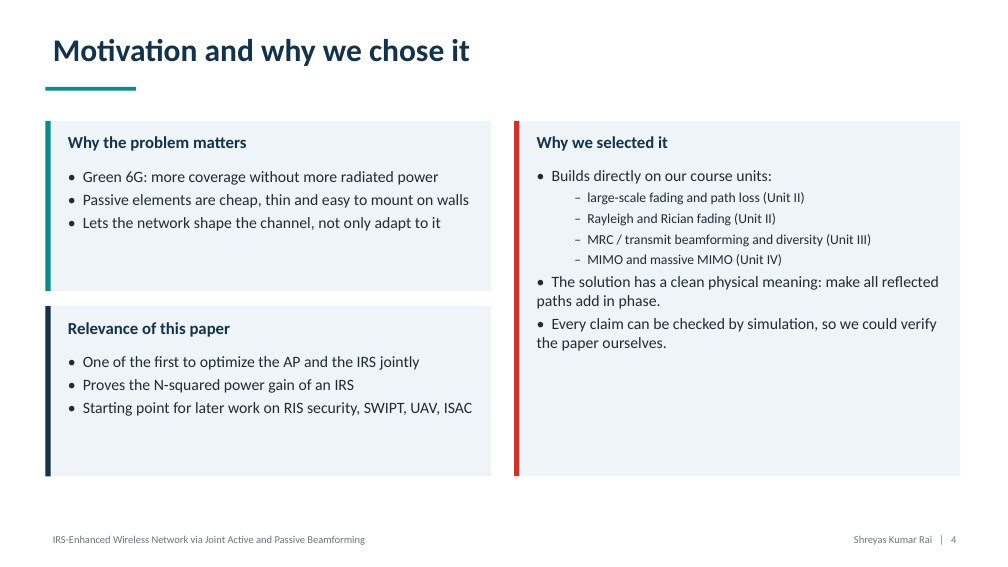
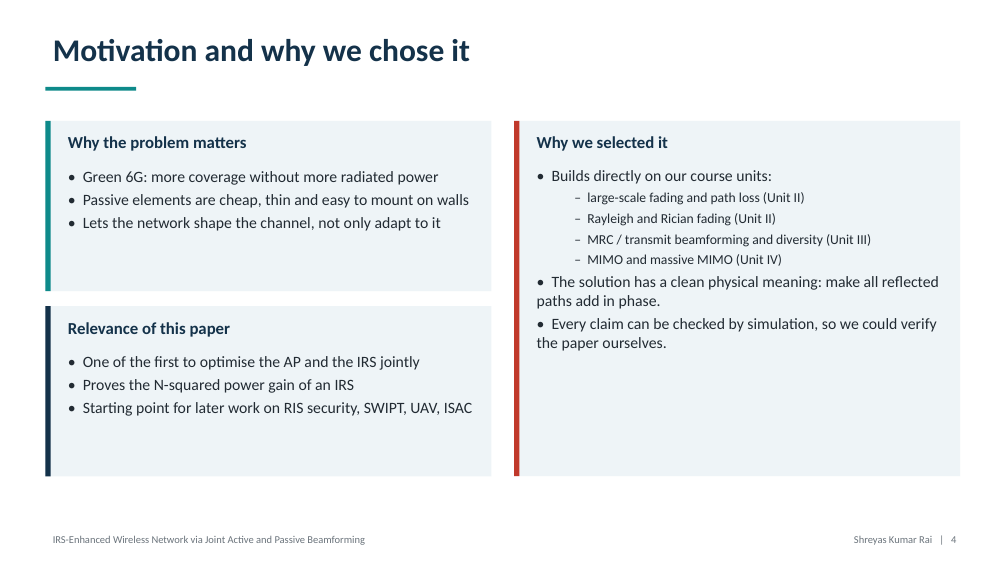
Before and after one commit to SKARAlpha0407/wcom-irs-beamforming, a slide deck: slide 4 of presentation/WCom_Project_Presentation.pptx. Drawn at 1008x567 pixels with LibreOffice and Linux fonts; fonts in the diff are those of the drawing. Boxes give left, top, right and bottom in pixels: in the first picture for what was removed or moved away, otherwise in the second. Text is boxed around its words. In the diff, an @@ line names an element or a change of style, - is before the commit and + after.

```diff
--- a/presentation/WCom_Project_Presentation.pptx
+++ b/presentation/WCom_Project_Presentation.pptx
@@ text at [83, 356, 420, 370]: text changed @@
-• One of the first to optimize the AP and the IRS jointly
+• One of the first to optimise the AP and the IRS jointly
```
Also in this commit, not shown: 5 other slides changed, 20 other files.
